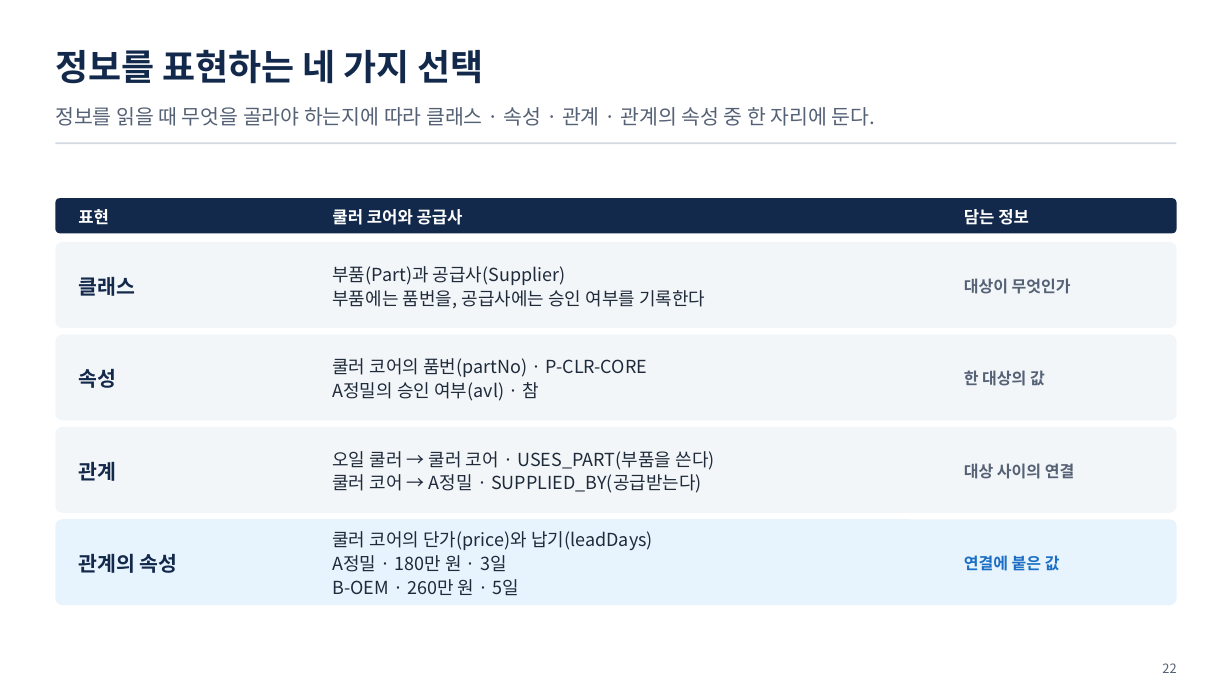
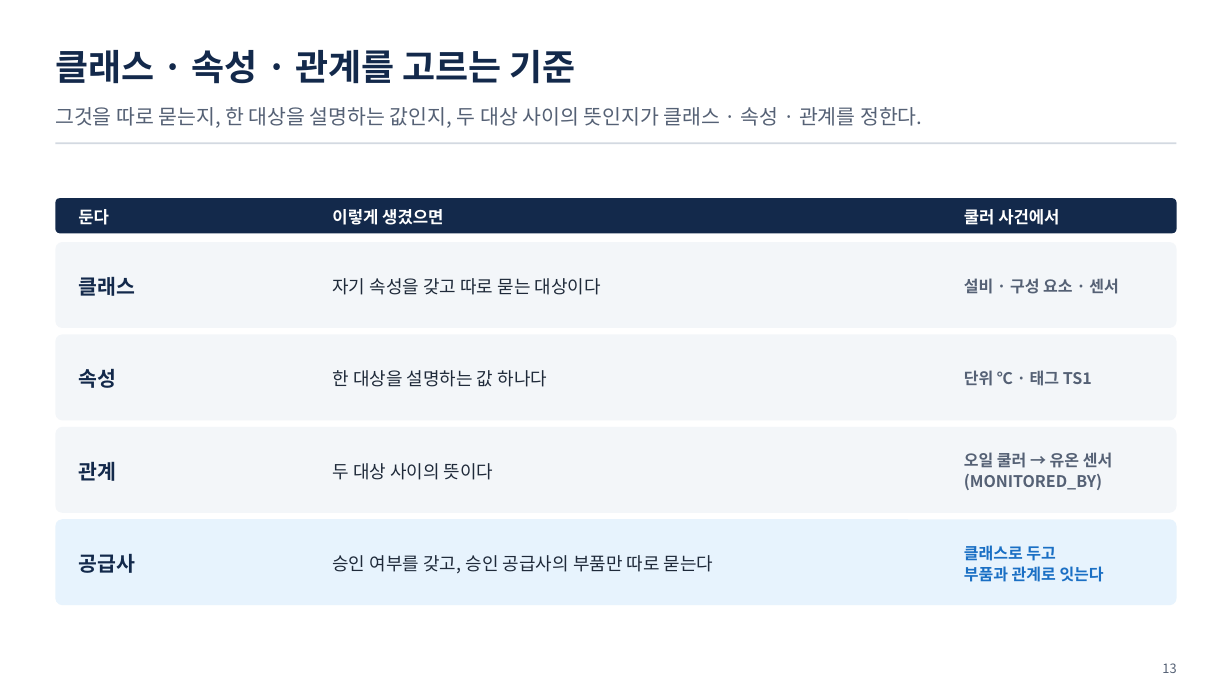
Before and after one commit to uengine-oss/hyd-iot-edu, a slide deck: slide 13 of workspace/강의제작/산출물/통합반/이론/02회차/통합반_02일차.pptx (slide 22 before the commit). Drawn at 1232x693 pixels with LibreOffice and Linux fonts; fonts in the diff are those of the drawing. Boxes give left, top, right and bottom in pixels: in the first picture for what was removed or moved away, otherwise in the second. Text is boxed around its words. In the diff, an @@ line names an element or a change of style, - is before the commit and + after.

Commit message:
통합 2회차 이론 덱 새 판 70장(화면 확정 2026-11-11, PPTX d208a7fc): 차례부터 새로 짜 원고 · 그림 15 · PPTX · 구성.json 장 범위 · 과정 README 확정 칸 · 빌더 코드 상자 배치(코드 높이에 맞춰 세로 가운데) · 공통 C-3과 덱 D-5에 AI 티 기준 · 덱 함정(시트.py 출력 자리) · CLAUDE.md 6절 줄 끝 함정 · 사실표 2.7 가리킴 4.5절 ② · 남은일 2회차 실라버스 어긋남 줄

```diff
--- a/workspace/강의제작/산출물/통합반/이론/02회차/통합반_02일차.pptx
+++ b/workspace/강의제작/산출물/통합반/이론/02회차/통합반_02일차.pptx
@@ text at (55, 50, 576, 84): text changed @@
-정보를 표현하는 네 가지 선택
+클래스 · 속성 · 관계를 고르는 기준
@@ text at (55, 107, 922, 128): text changed @@
-정보를 읽을 때 무엇을 골라야 하는지에 따라 클래스 · 속성 · 관계 · 관계의 속성 중 한 자리에 둔다.
+그것을 따로 묻는지, 한 대상을 설명하는 값인지, 두 대상 사이의 뜻인지가 클래스 · 속성 · 관계를 정한다.
@@ text at (78, 209, 109, 225): text changed @@
-표현
+둔다
@@ text at (332, 209, 443, 225): text changed @@
-쿨러 코어와 공급사
+이렇게 생겼으면
@@ text at (964, 209, 1059, 225): text changed @@
-담는 정보
+쿨러 사건에서
@@ text at (332, 278, 601, 295): text changed @@
-부품(Part)과 공급사(Supplier)
-부품에는 품번을, 공급사에는 승인 여부를 기록한다
+자기 속성을 갖고 따로 묻는 대상이다
@@ text at (964, 278, 1118, 294): text changed @@
-대상이 무엇인가
+설비 · 구성 요소 · 센서
@@ text at (332, 370, 548, 387): text changed @@
-쿨러 코어의 품번(partNo) · P-CLR-CORE
-A정밀의 승인 여부(avl) · 참
+한 대상을 설명하는 값 하나다
@@ text at (964, 370, 1092, 386): text changed @@
-한 대상의 값
+단위 ℃ · 태그 TS1
@@ text at (332, 463, 494, 480): text changed @@
-오일 쿨러 → 쿨러 코어 · USES_PART(부품을 쓴다)
-쿨러 코어 → A정밀 · SUPPLIED_BY(공급받는다)
+두 대상 사이의 뜻이다
@@ text at (964, 452, 1112, 490): text changed @@
-대상 사이의 연결
+오일 쿨러 → 유온 센서
+(MONITORED_BY)
@@ text at (78, 554, 135, 573): text changed @@
-관계의 속성
+공급사
@@ text at (332, 555, 714, 573): text changed @@
-쿨러 코어의 단가(price)와 납기(leadDays)
-A정밀 · 180만 원 · 3일
-B-OEM · 260만 원 · 5일
+승인 여부를 갖고, 승인 공급사의 부품만 따로 묻는다
@@ text at (964, 545, 1104, 582): text changed @@
-연결에 붙은 값
+클래스로 두고
+부품과 관계로 잇는다
@@ text at (1162, 663, 1176, 673): text changed @@
-22
+13
```
Also in this commit, not shown: 28 other slides changed, 40 slides added, 50 slides removed, 25 other files.
